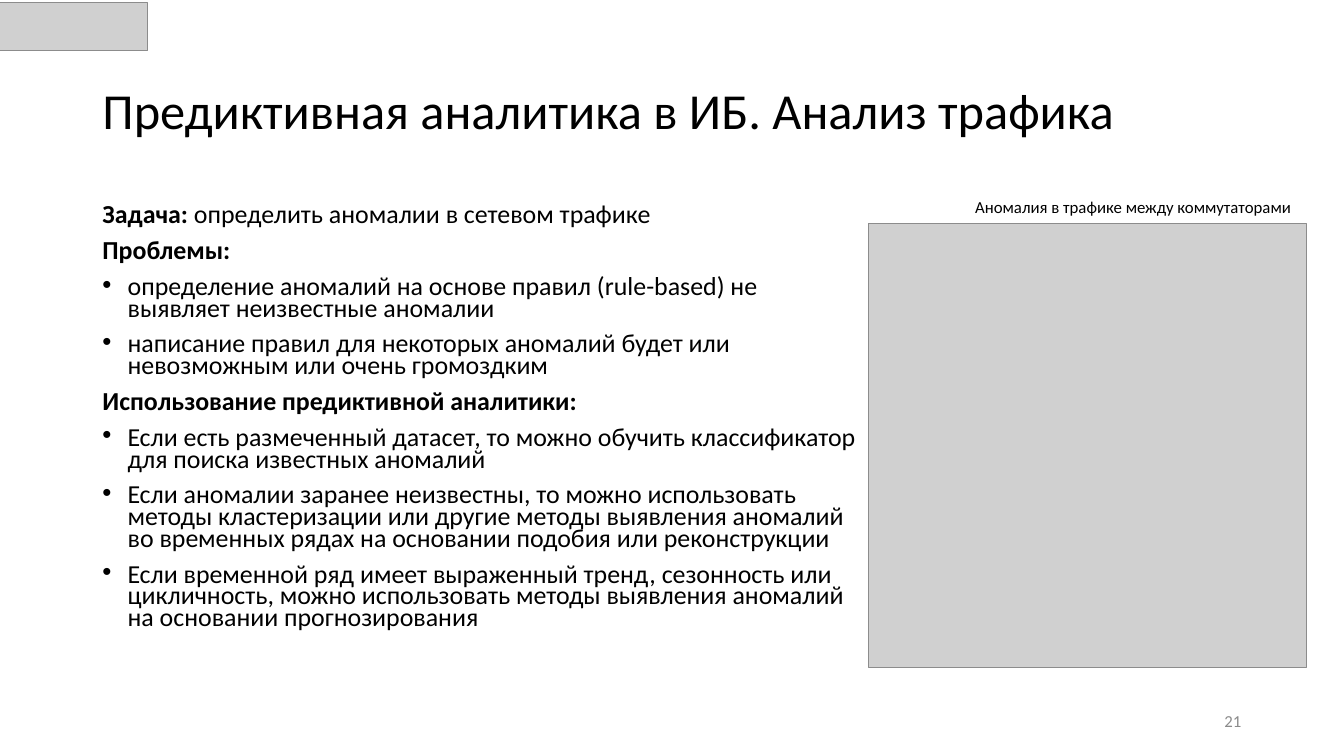
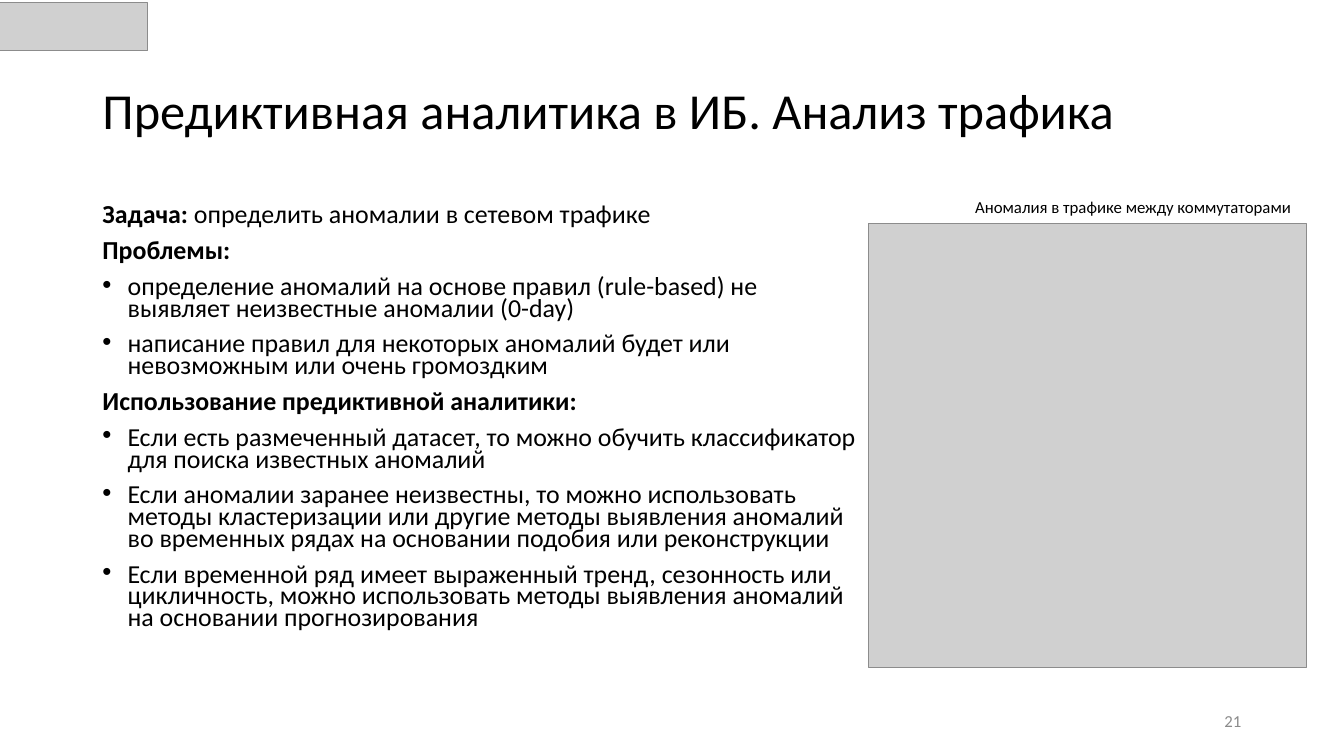
Before and after one commit to CyberLympha/AI-for-IS-Course, a slide deck: slide 21 of Лекции/Предиктивная аналитика в ИБ.pptx. Drawn at 1344x756 pixels with LibreOffice and Linux fonts; fonts in the diff are those of the drawing; grey boxes stand for pictures. Boxes give left, top, right and bottom in pixels: in the first picture for what was removed or moved away, otherwise in the second. Text is boxed around its words. In the diff, an @@ line names an element or a change of style, - is before the commit and + after.

```diff
--- a/Лекции/Предиктивная аналитика в ИБ.pptx
+++ b/Лекции/Предиктивная аналитика в ИБ.pptx
@@ text at box(128, 276, 757, 322): text changed @@
-• определение аномалий на основе правил (rule-based) не выявляет неизвестные аномалии
+• определение аномалий на основе правил (rule-based) не выявляет неизвестные аномалии (0-day)
```
Also in this commit, not shown: 3 other slides changed, 3 other files.
